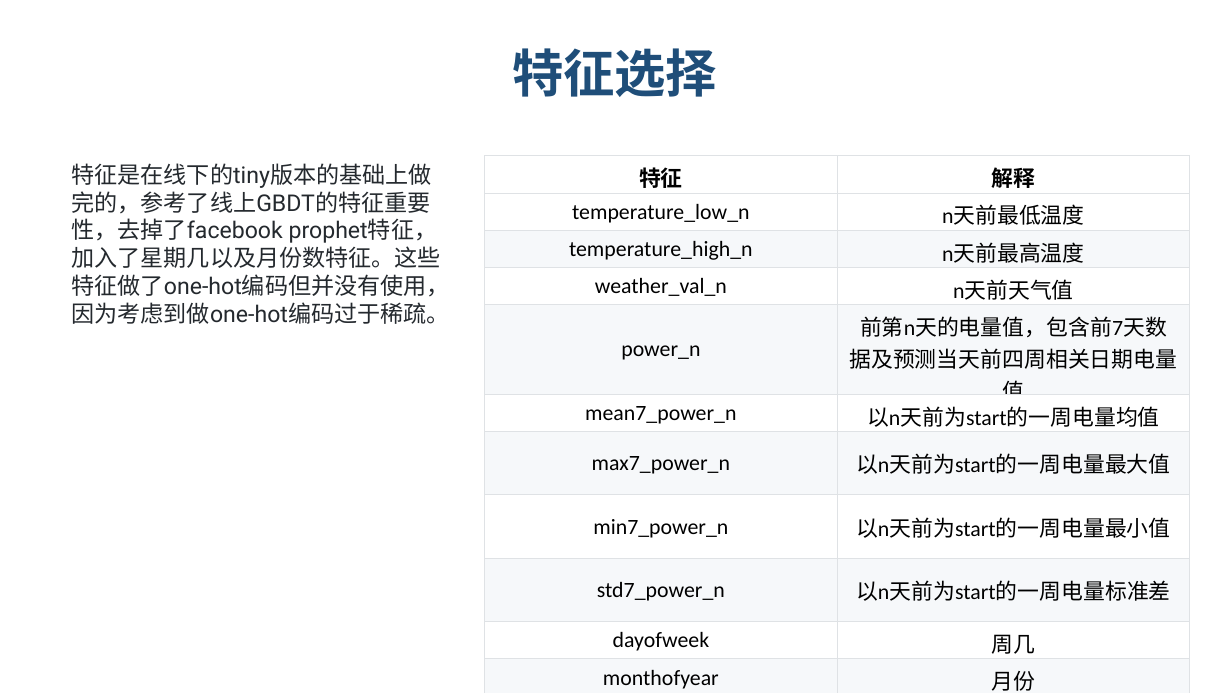
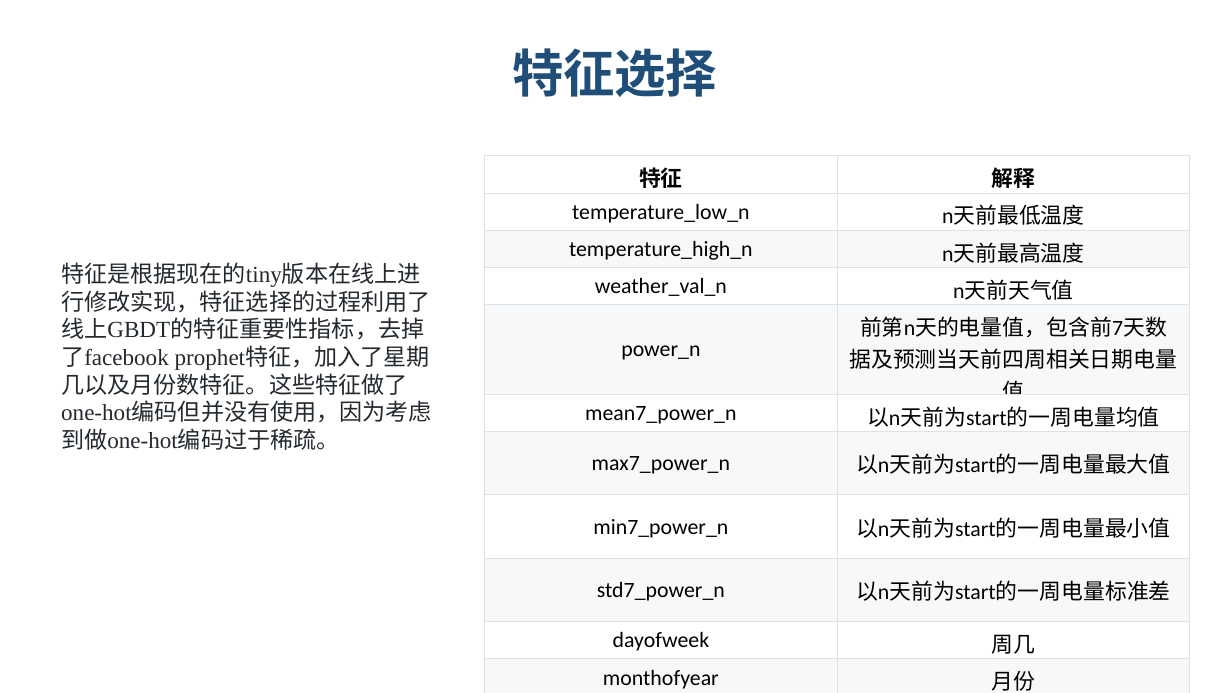
Before and after one commit to lvniqi/tianchi_power, a slide deck: slide 15 of presentation.pptx. Drawn at 1232x693 pixels with LibreOffice and Linux fonts; fonts in the diff are those of the drawing; background and template pictures are left out. Boxes give left, top, right and bottom in pixels: in the first picture for what was removed or moved away, otherwise in the second. Text is boxed around its words. In the diff, an @@ line names an element or a change of style, - is before the commit and + after.

```diff
--- a/presentation.pptx
+++ b/presentation.pptx
@@ text at <box>61,262,432,450</box>: text changed @@
-特征是在线下的tiny版本的基础上做完的，参考了线上GBDT的特征重要性，去掉了facebook prophet特征，加入了星期几以及月份数特征。这些特征做了one-hot编码但并没有使用，因为考虑到做one-hot编码过于稀疏。
+特征是根据现在的tiny版本在线上进行修改实现，特征选择的过程利用了线上GBDT的特征重要性指标，去掉了facebook prophet特征，加入了星期几以及月份数特征。这些特征做了one-hot编码但并没有使用，因为考虑到做one-hot编码过于稀疏。
```
Also in this commit, not shown: 21 other slides changed.
